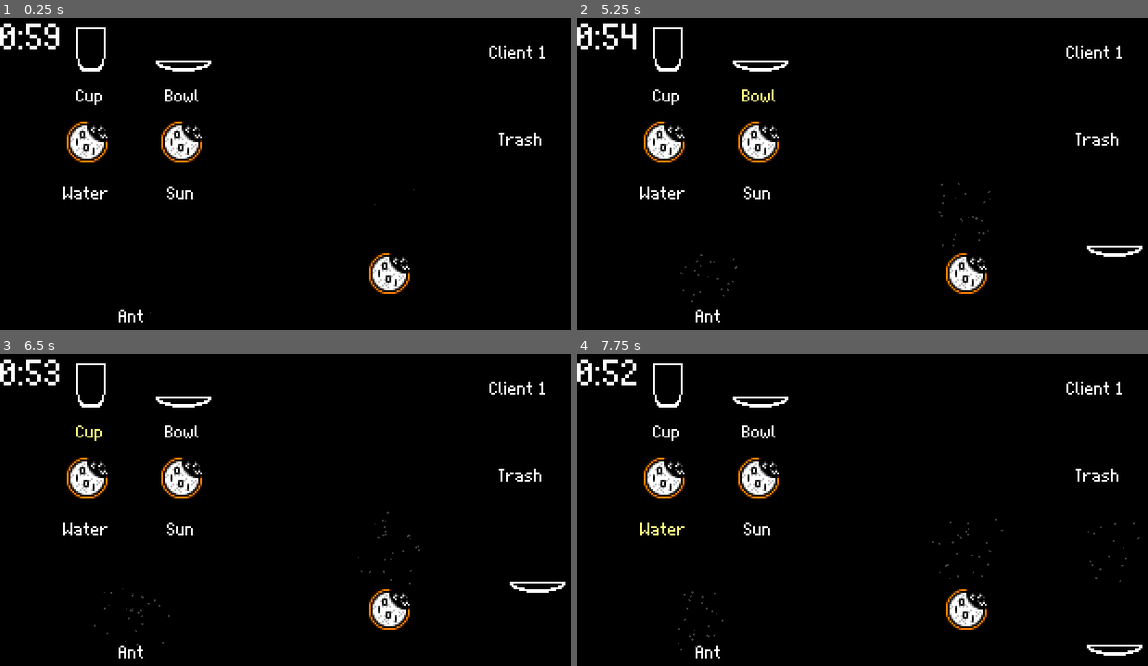
Above: before the commit, frames 1-4 (two rows, left to right).
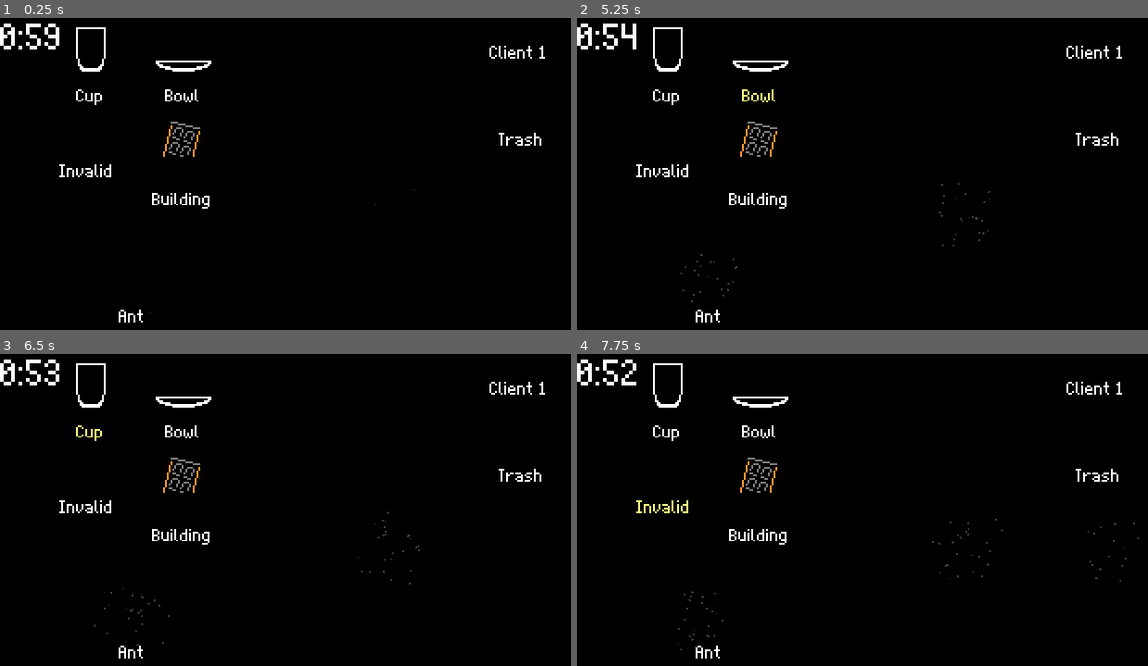
Above: after the commit, the same moments.

Repository: Banalian/BitBiscuit-GMTK2024
Game: Godot game, scene res://Scenes/Gyms/bana_gym.tscn
Two runs of this game, one before a commit and one after it. Both use one fixed random seed, a clock stepped at 60 frames per second and the inputs below. This scene is started directly instead of the project's main scene.
Inputs (mouse positions are in pixels of both pictures, inside the frame that each line leads up to):
- Up to frame 1 (0.25 s): no input
- Up to frame 2 (5.25 s): click (662, 170) at 0.5 s, where only the run before the commit has a clickable "Water"; click (754, 170) at 1.25 s, where only the run before the commit has a clickable "Sun"; click (754, 170) at 2 s, where only the run after the commit has a clickable "Building"; click "Client 1" at 2.75 s; click "Trash" at 3.5 s; click (662, 170) at 4.25 s, where only the run after the commit has a clickable "Invalid"; click "Bowl" at 5 s
- Up to frame 3 (6.5 s): click "Cup" at 5.75 s
- Up to frame 4 (7.75 s): click "Ant" at 6.5 s; click (662, 506) at 7.25 s, where only the run before the commit has a clickable "Water"

The runs differ from the first frame. In frame 1, 2.3% of the frame differs, in the area x 10-72%, y 33-89%; in frame 2, 2.5%, in the area x 10-100%, y 33-89%; in frame 3, 2.5%; in frame 4, 2.5%.

Commit message:
chore(*): push broken code to help debug

Diff:
--- a/Resources/Bases/building.tres
+++ b/Resources/Bases/building.tres
@@ -1,11 +1,11 @@
 [gd_resource type="Resource" script_class="Ingredient" load_steps=3 format=3 uid="uid://bq5v7b0lj8ggw"]
 
-[ext_resource type="Texture2D" uid="uid://dpbsvgmvame68" path="res://Assets/Textures/Ingredients/Bases/Beer.png" id="1_6slab"]
-[ext_resource type="Script" path="res://Scripts/System/ingredient.gd" id="2_kxnjn"]
+[ext_resource type="Texture2D" uid="uid://bv6lv56dhb5xv" path="res://Assets/Textures/Ingredients/Bases/Building.png" id="1_ekmqg"]
+[ext_resource type="Script" path="res://Scripts/System/ingredient.gd" id="2_0ldda"]
 
 [resource]
-script = ExtResource("2_kxnjn")
-used_in = 2
+script = ExtResource("2_0ldda")
+used_in = 1
 ingredient_type = 1
-ingredient_name = "Beer"
-ingredient_texture = ExtResource("1_6slab")
+ingredient_name = "Building"
+ingredient_texture = ExtResource("1_ekmqg")
--- a/Scenes/Gyms/bana_gym.tscn
+++ b/Scenes/Gyms/bana_gym.tscn
@@ -1,12 +1,12 @@
 [gd_scene load_steps=13 format=3 uid="uid://cw05l6nq3tc54"]
 
 [ext_resource type="PackedScene" uid="uid://yjttqehhf2w4" path="res://Scenes/abstract_ingredient.tscn" id="1_ku2gi"]
-[ext_resource type="Resource" uid="uid://i8hvccfjnr4u" path="res://Resources/water.tres" id="2_ijnft"]
-[ext_resource type="Resource" uid="uid://c13uqju2m5t44" path="res://Resources/sun.tres" id="3_majxs"]
 [ext_resource type="PackedScene" uid="uid://u3lfp7bvh8v6" path="res://Scenes/mix_holder.tscn" id="4_uoe76"]
 [ext_resource type="PackedScene" uid="uid://2ei4vqct5fgr" path="res://Scenes/client_tile.tscn" id="5_mdyf4"]
+[ext_resource type="Resource" uid="uid://dhe38oi674gn" path="res://Resources/Bases/beer.tres" id="5_xtt3m"]
 [ext_resource type="PackedScene" uid="uid://dv7o36lwhf2h3" path="res://Scenes/trash.tscn" id="6_nvdae"]
 [ext_resource type="Resource" uid="uid://c8amr3r5lgprb" path="res://Resources/Containers/bowl.tres" id="6_pdhmi"]
+[ext_resource type="Resource" uid="uid://bq5v7b0lj8ggw" path="res://Resources/Bases/building.tres" id="6_uwm81"]
 [ext_resource type="Resource" uid="uid://b4d11f5dmdks2" path="res://Resources/Containers/cup.tres" id="7_he073"]
 [ext_resource type="Resource" uid="uid://b2d4ccmmcd2vl" path="res://Resources/Additionals/ant.tres" id="8_lx8mu"]
 [ext_resource type="Script" path="res://Scripts/order_generator.gd" id="10_5gpj7"]
@@ -20,14 +20,6 @@
 anchor_bottom = 1.0
 grow_horizontal = 2
 grow_vertical = 2
-
-[node name="Water" parent="." instance=ExtResource("1_ku2gi")]
-position = Vector2(46, 85)
-ingredient_res = ExtResource("2_ijnft")
-
-[node name="Sun" parent="." instance=ExtResource("1_ku2gi")]
-position = Vector2(97, 85)
-ingredient_res = ExtResource("3_majxs")
 
 [node name="Holder" parent="." node_paths=PackedStringArray("root_node") instance=ExtResource("4_uoe76")]
 position = Vector2(270, 92)
@@ -48,6 +40,14 @@
 offset_right = 314.0
 offset_bottom = 84.0
 holder = NodePath("../Holder")
+
+[node name="Beer" parent="." instance=ExtResource("1_ku2gi")]
+position = Vector2(46, 85)
+ingredient_res = ExtResource("5_xtt3m")
+
+[node name="Building" parent="." instance=ExtResource("1_ku2gi")]
+position = Vector2(97, 85)
+ingredient_res = ExtResource("6_uwm81")
 
 [node name="Bowl" parent="." instance=ExtResource("1_ku2gi")]
 position = Vector2(98, 29)
--- a/Scripts/ingredient_button.gd
+++ b/Scripts/ingredient_button.gd
@@ -7,7 +7,6 @@
 @export var ingredient_res: Ingredient
 @export var button: Button
 
-# Called when the node enters the scene tree for the first time.
 func _ready() -> void:
 	button.text = ingredient_res.ingredient_name
 	button.icon = ingredient_res.ingredient_texture
--- a/Scripts/order_generator.gd
+++ b/Scripts/order_generator.gd
@@ -69,5 +69,5 @@
 	var ingredients := []
 	for child in root_node.get_children():
 		if child is IngredientButton:
-			ingredients.append(child.ingredient_res)
+			ingredients.append(child.ingredient_res as Ingredient)
 	return ingredients
